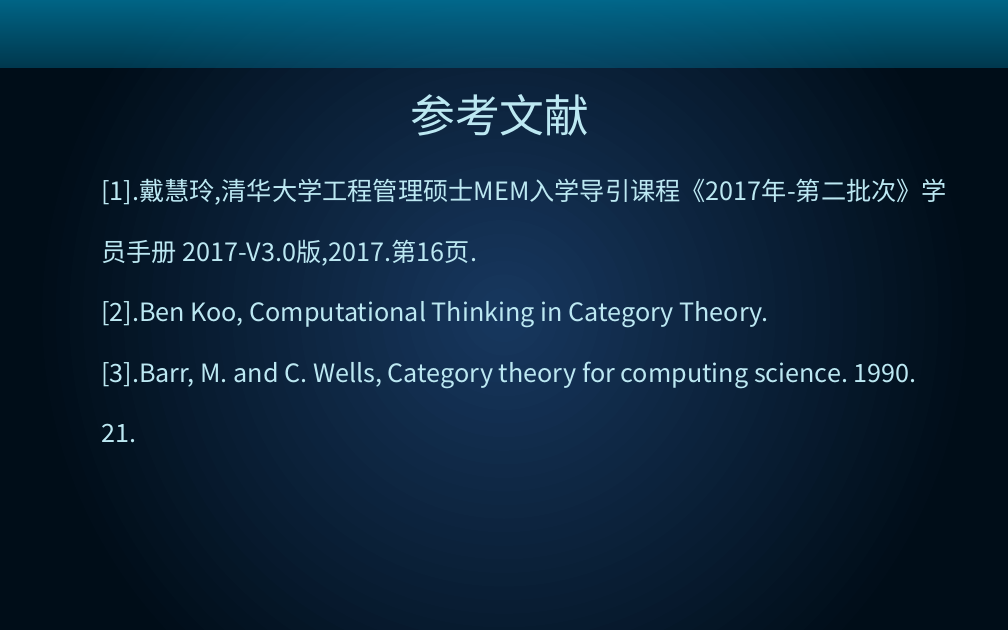
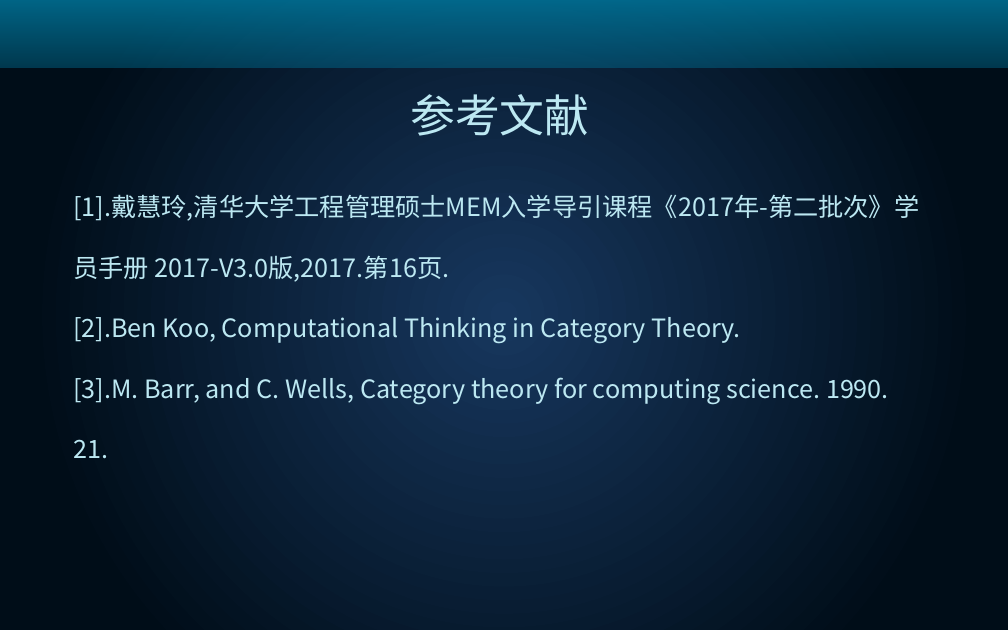
Before and after one commit to Tisingdeng/2017-TSINGHUA-MEM-Group3, a slide deck: slide 9 of 学员手册答辩V1.0.pptx. Drawn at 1008x630 pixels with LibreOffice and Linux fonts; fonts in the diff are those of the drawing; background and template pictures are left out. Boxes give left, top, right and bottom in pixels: in the first picture for what was removed or moved away, otherwise in the second. Text is boxed around its words. In the diff, an @@ line names an element or a change of style, - is before the commit and + after.

Commit message:
V1.0
张恪易修改

```diff
--- a/学员手册答辩V1.0.pptx
+++ b/学员手册答辩V1.0.pptx
@@ text "[1].戴慧玲,清华大学工程管理硕士MEM入学导引课程《2017年-第二批次》学员手册 2017-V3.0版,2017. ...": place and size @@
-text "[1].戴慧玲,清华大学工程管理硕士MEM入学导引课程《2017年-第二批次》学员手册 2017-V3.0版,2017. ..." at bbox=[101, 175, 947, 443]
+text "[1].戴慧玲,清华大学工程管理硕士MEM入学导引课程《2017年-第二批次》学员手册 2017-V3.0版,2017. ..." at bbox=[73, 190, 919, 459]
@@ text at bbox=[73, 377, 889, 459]: text changed @@
-[3].Barr, M. and C. Wells, Category theory for computing science. 1990. 21.
+[3].M. Barr, and C. Wells, Category theory for computing science. 1990. 21.
```
